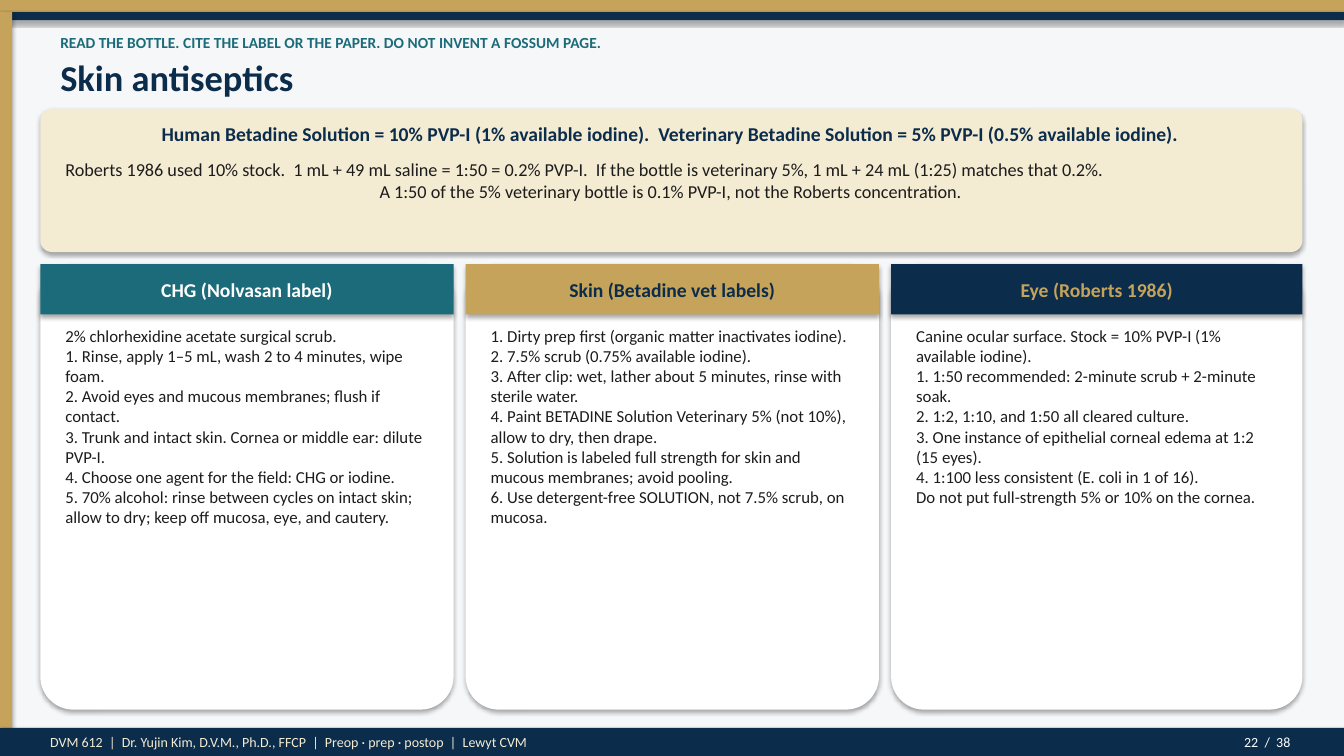
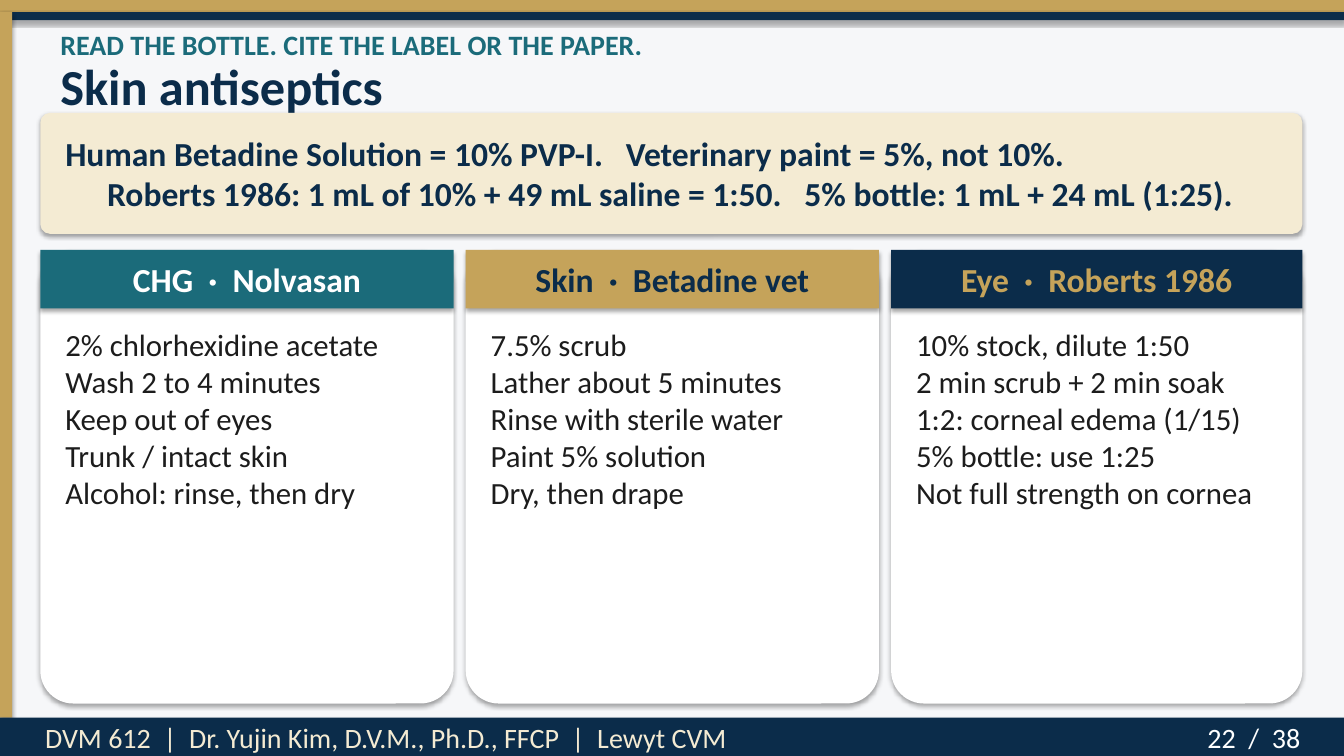
Before and after one commit to drkimvet/happycare, a slide deck: slide 22 of lectures/DVM-612_Week4_Preop_PatientPrep_Postop.pptx. Drawn at 1344x756 pixels with LibreOffice and Linux fonts; fonts in the diff are those of the drawing. Boxes give left, top, right and bottom in pixels: in the first picture for what was removed or moved away, otherwise in the second. Text is boxed around its words. In the diff, an @@ line names an element or a change of style, - is before the commit and + after.

```diff
--- a/lectures/DVM-612_Week4_Preop_PatientPrep_Postop.pptx
+++ b/lectures/DVM-612_Week4_Preop_PatientPrep_Postop.pptx
@@ rectangle: place and size @@
-rectangle at (0,12,12,728)
+rectangle at (0,12,12,718)
@@ text "Skin antiseptics" at (60,69,383,113): size 26 to 36 pt @@
@@ text at (60,36,642,55): text changed; size 11 to 20 pt @@
-READ THE BOTTLE. CITE THE LABEL OR THE PAPER. DO NOT INVENT A FOSSUM PAGE.
+READ THE BOTTLE. CITE THE LABEL OR THE PAPER.
@@ rounded rectangle: place and size @@
-rounded rectangle at (40,109,1303,252)
+rounded rectangle at (40,113,1303,234)
@@ text at (65,142,1232,211): text changed; size 14 to 24 pt @@
-Human Betadine Solution = 10% PVP-I (1% available iodine). Veterinary Betadine Solution = 5% PVP-I (0.5% available iodine).
+Human Betadine Solution = 10% PVP-I. Veterinary paint = 5%, not 10%.
+Roberts 1986: 1 mL of 10% + 49 mL saline = 1:50. 5% bottle: 1 mL + 24 mL (1:25).
@@ text removed at (65,163,1103,201) @@
-Roberts 1986 used 10% stock. 1 mL + 49 mL saline = 1:50 = 0.2% PVP-I. If the bottle is veterinary 5%, 1 mL + 24 mL (1:25) matches that 0.2%.
-A 1:50 of the 5% veterinary bottle is 0.1% PVP-I, not the Roberts concentration.
@@ rounded rectangle: place and size @@
-rounded rectangle at (40,264,454,710)
+rounded rectangle at (40,250,454,704)
@@ rectangle: place and size @@
-rectangle at (40,264,454,315)
+rectangle at (40,250,454,309)
@@ text at (133,268,361,293): text changed; size 14 to 24 pt @@
-CHG (Nolvasan label)
+CHG · Nolvasan
@@ rounded rectangle: place and size @@
-rounded rectangle at (466,264,879,710)
+rounded rectangle at (466,250,879,704)
@@ rectangle: place and size @@
-rectangle at (466,264,879,315)
+rectangle at (466,250,879,309)
@@ text at (535,268,809,293): text changed; size 14 to 24 pt @@
-Skin (Betadine vet labels)
+Skin · Betadine vet
@@ rounded rectangle: place and size @@
-rounded rectangle at (891,264,1303,710)
+rounded rectangle at (891,250,1303,704)
@@ rectangle: place and size @@
-rectangle at (891,264,1303,315)
+rectangle at (891,250,1303,309)
@@ text at (961,268,1232,298): text changed; size 14 to 24 pt @@
-Eye (Roberts 1986)
+Eye · Roberts 1986
@@ text at (65,334,378,509): text changed; size 12 to 22 pt @@
-2% chlorhexidine acetate surgical scrub.
-1. Rinse, apply 1–5 mL, wash 2 to 4 minutes, wipe foam.
-2. Avoid eyes and mucous membranes; flush if contact.
-3. Trunk and intact skin. Cornea or middle ear: dilute PVP-I.
-4. Choose one agent for the field: CHG or iodine.
-5. 70% alcohol: rinse between cycles on intact skin; allow to dry; keep off mucosa, eye, and cautery.
+2% chlorhexidine acetate
+Wash 2 to 4 minutes
+Keep out of eyes
+Trunk / intact skin
+Alcohol: rinse, then dry
@@ text at (491,334,783,509): text changed; size 12 to 22 pt @@
-1. Dirty prep first (organic matter inactivates iodine).
-2. 7.5% scrub (0.75% available iodine).
-3. After clip: wet, lather about 5 minutes, rinse with sterile water.
-4. Paint BETADINE Solution Veterinary 5% (not 10%), allow to dry, then drape.
-5. Solution is labeled full strength for skin and mucous membranes; avoid pooling.
-6. Use detergent-free SOLUTION, not 7.5% scrub, on mucosa.
+7.5% scrub
+Lather about 5 minutes
+Rinse with sterile water
+Paint 5% solution
+Dry, then drape
@@ text at (916,334,1252,510): text changed; size 12 to 22 pt @@
-Canine ocular surface. Stock = 10% PVP-I (1% available iodine).
-1. 1:50 recommended: 2-minute scrub + 2-minute soak.
-2. 1:2, 1:10, and 1:50 all cleared culture.
-3. One instance of epithelial corneal edema at 1:2 (15 eyes).
-4. 1:100 less consistent (E. coli in 1 of 16).
-Do not put full-strength 5% or 10% on the cornea.
+10% stock, dilute 1:50
+2 min scrub + 2 min soak
+1:2: corneal edema (1/15)
+5% bottle: use 1:25
+Not full strength on cornea
@@ rectangle: place and size @@
-rectangle at (0,728,1344,756)
+rectangle at (0,718,1344,756)
@@ text "22 / 38": place and size @@
-text "22 / 38" at (1244,737,1290,747)
+text "22 / 38" at (1207,729,1300,749)
@@ text "22 / 38" at (1207,729,1300,749): size 10 to 20 pt @@
@@ text at (45,728,727,753): text changed; size 10 to 20 pt @@
-DVM 612 | Dr. Yujin Kim, D.V.M., Ph.D., FFCP | Preop · prep · postop | Lewyt CVM
+DVM 612 | Dr. Yujin Kim, D.V.M., Ph.D., FFCP | Lewyt CVM
```
Also in this commit, not shown: 37 other slides changed, 2 other files.
